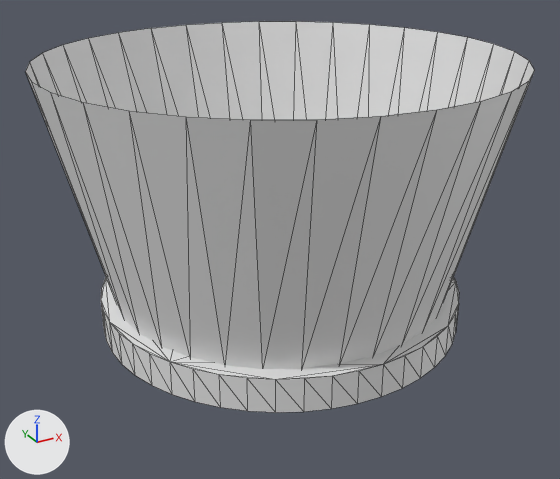
The glTF model src/assets/models/lab.glb as it was, and as the next commit left it.
Both versions are drawn from a 50 mm camera at (-2.02, -3.68, 2.11) aimed at (-0.04, -0.07, 0.3). The axes (+X, +Y, +Z) are drawn at lower left. The lights are the same throughout. The picture after the commit comes second. Mesh edges are drawn as thin lines.

The first picture shows 'base', 'shine'.
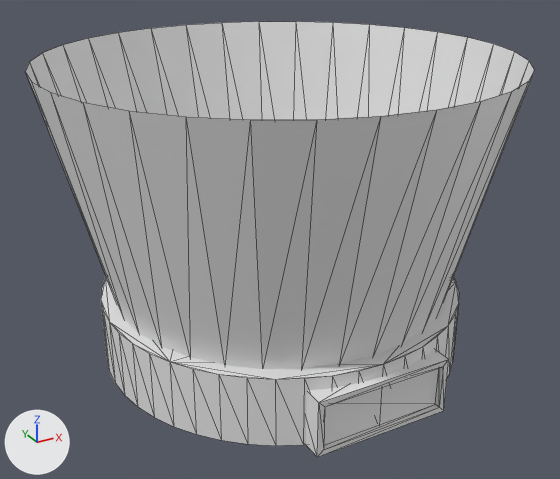
Pixel boxes [x1, y1, x2, y2] of what changed, in the pictures (560 x 479 px; the box of a moved part takes in the faces that stretch with it):
'base', reshaped (33% taller)
    before: [101, 277, 459, 413]
    after: [101, 277, 459, 458]
part 1 of me_circle, added
    after: [306, 349, 449, 458]
part 2 of me_circle, moved or reshaped
    before: [102, 310, 458, 413]
    after: [102, 310, 458, 446]

What changed in the scene script:
```text
Change me_circle:
    used by ob_base; location = (0.0, 0.0, 0.0)
    remove me_circle.from_pydata(...)  # 96 vertices, 142 faces; spans x -1.06..1.06, y -1.06..1.06, z -0.19..0.0
    add me_circle.from_pydata(...)  # 112 vertices, 166 faces; spans x -1.06..1.06, y -1.1..1.06, z -0.4..0.0
    me_circle part 1: a new loose piece of 16 vertices spanning x -0.39..0.39, y -1.1..-0.87, z -0.4..-0.07
    me_circle part 2
    48 vertices in x -1.06..1.06, y -1.06..1.06, z -0.19 move by (0.0, 0.0, -0.21)
```
